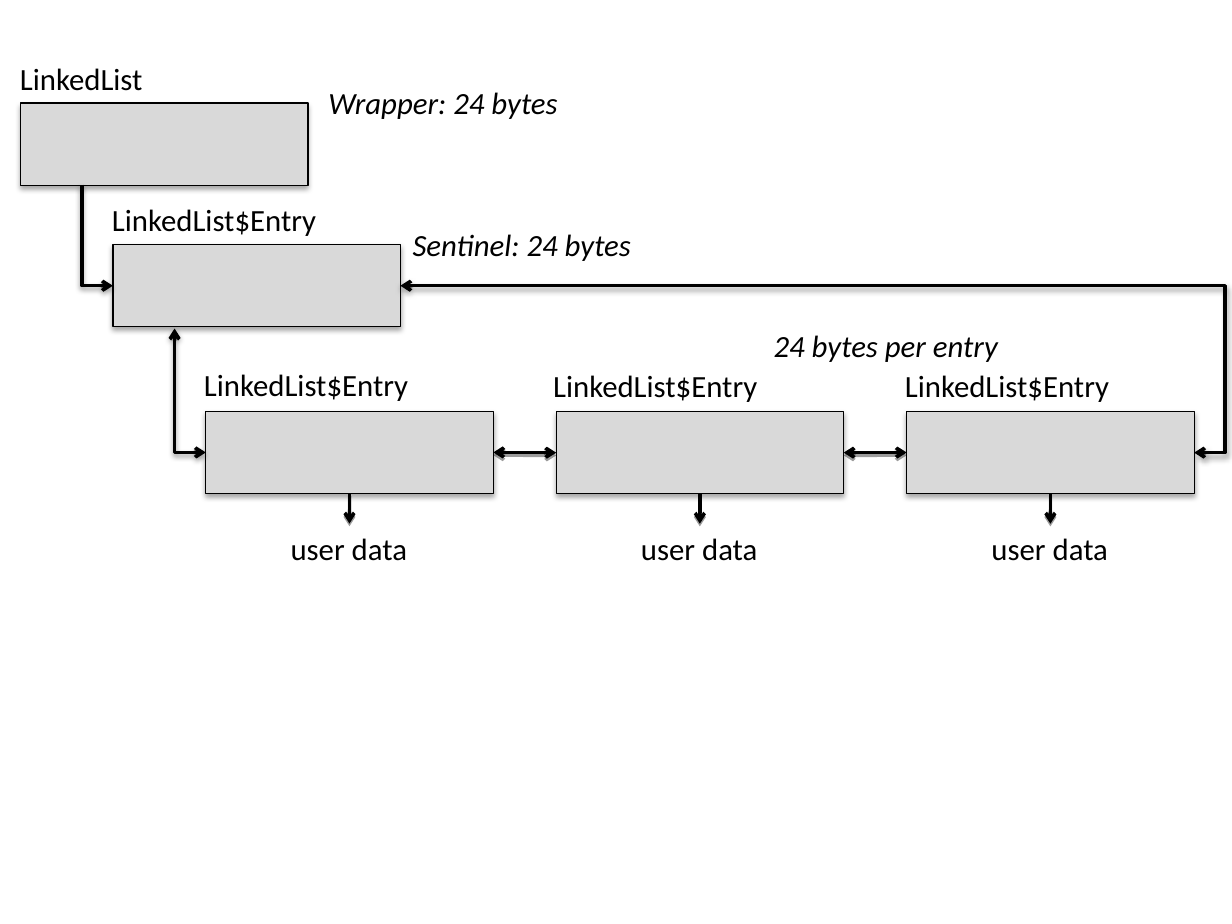
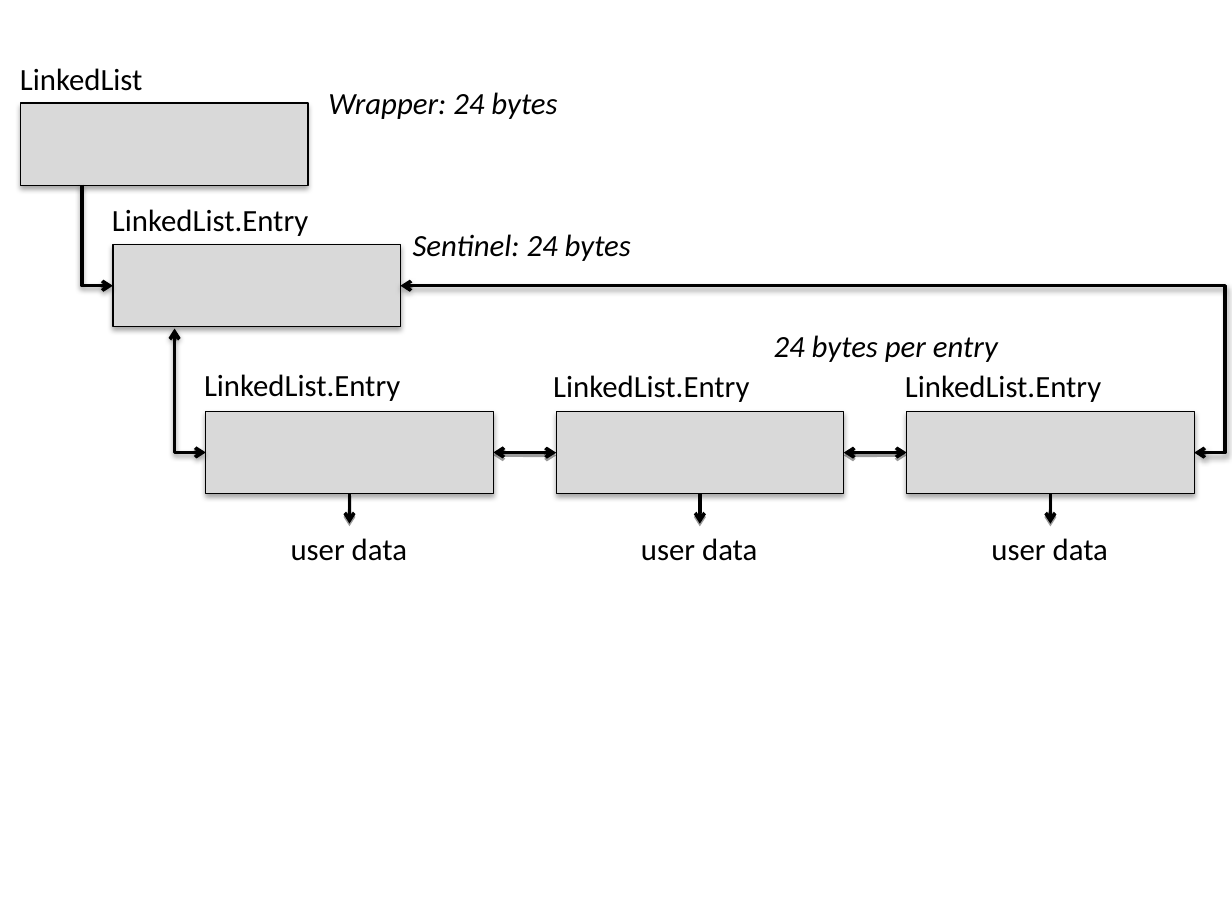
Before and after one commit to TheRuncibleTuner/bloatbook, a slide deck: slide 1 of part1/Figures/collections/inside-linkedlist.pptx. Drawn at 1232x924 pixels with LibreOffice and Linux fonts; fonts in the diff are those of the drawing. Boxes give left, top, right and bottom in pixels: in the first picture for what was removed or moved away, otherwise in the second. Text is boxed around its words. In the diff, an @@ line names an element or a change of style, - is before the commit and + after.

```diff
--- a/part1/Figures/collections/inside-linkedlist.pptx
+++ b/part1/Figures/collections/inside-linkedlist.pptx
@@ text at (112,209,308,236): text changed @@
-LinkedList$Entry
+LinkedList.Entry
@@ text at (204,374,400,401): text changed @@
-LinkedList$Entry
+LinkedList.Entry
@@ text at (553,375,749,402): text changed @@
-LinkedList$Entry
+LinkedList.Entry
@@ text at (905,375,1101,402): text changed @@
-LinkedList$Entry
+LinkedList.Entry
```
Also in this commit, not shown: 5 other files.
